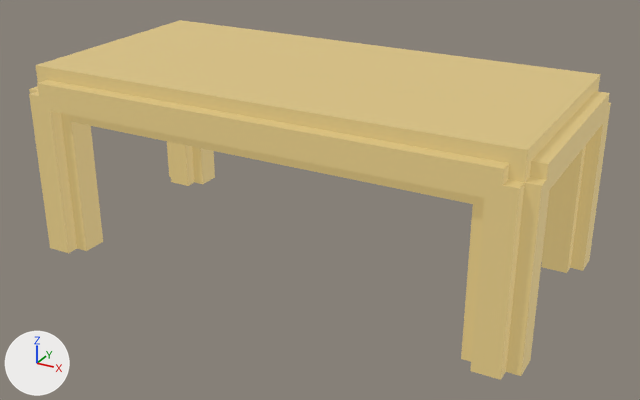
The FBX model Assets/Models/Obsticals/InsideHouse/PcANdTisch3.fbx: old version first, new version second.
One viewpoint serves both versions: a camera (50 mm lens) standing at (1.97, -3.51, 2.04) and looking at (0.06, -0.05, 0.31). The lights are fixed; the arrows at lower left show +X, +Y and +Z. Where no turn or scale is listed for an object, it has been applied to the vertices.

The first picture shows 'PcTisch3'.
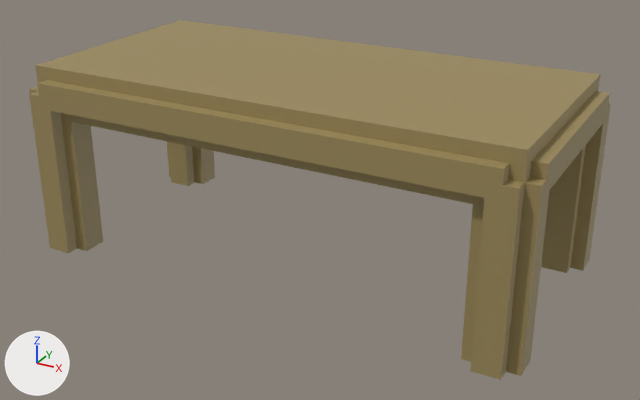
What differs and where, as boxes (x1, y1, x2, y2) in the pictures (640 x 400 px):
'PcTisch3', surface changed: (29, 20, 611, 380) in both

Edits to the bpy script that builds the scene:
```text
Change mat_pkmnmastermaterial:
    where n0 = _N.new('ShaderNodeBsdfPrincipled'); n0.name = 'Principled BSDF'
    remove n0.inputs[28].default_value = 1.0  # 'Emission Strength'
    remove n3 = _N.new('ShaderNodeTexImage'); n3.name = 'Image Texture.001'
    remove n3.image = img_pkmnemerald_jpg
    remove _L.new(n3.outputs[0], n0.inputs[27])  # 'Color' to 'Emission Color'
```
